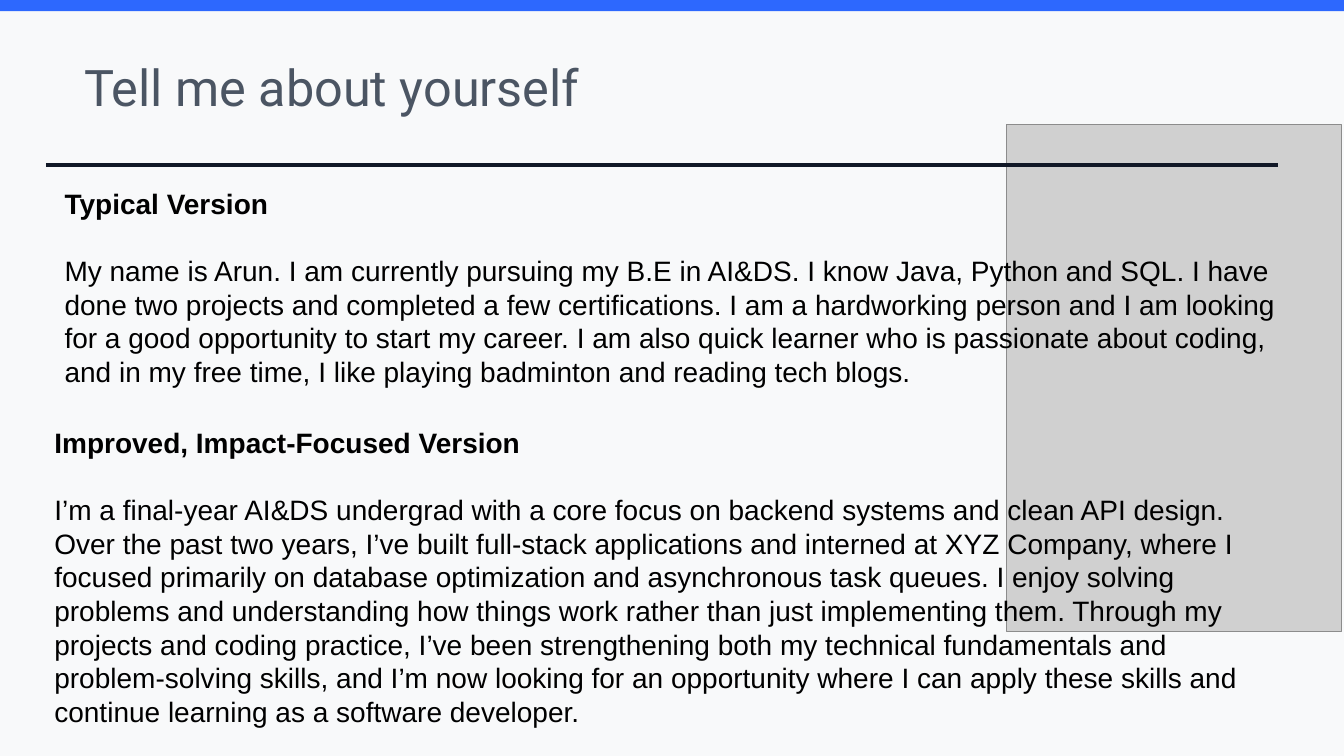
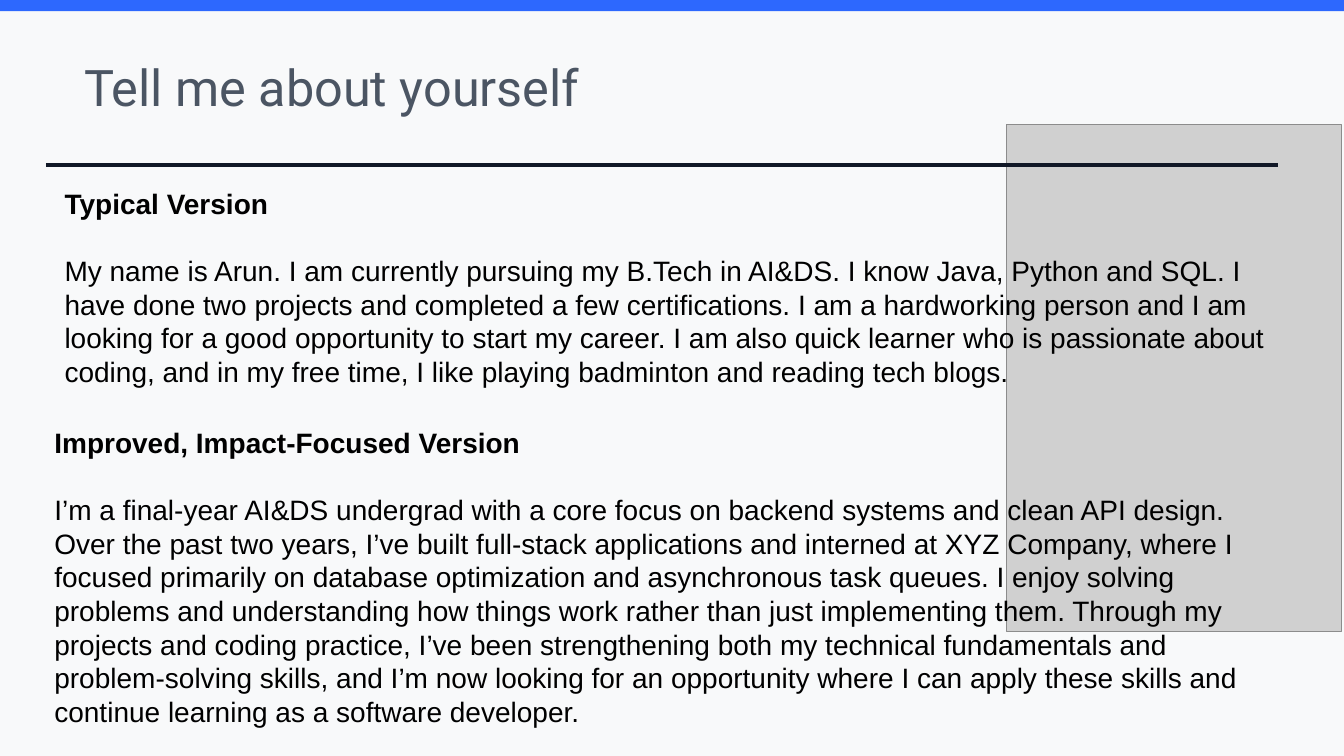
Before and after one commit to brinda-25/workshop, a slide deck: slide 3 of Day4/Mastering_Interview.pptx. Drawn at 1344x756 pixels with LibreOffice and Linux fonts; fonts in the diff are those of the drawing; grey boxes stand for pictures; background and template pictures are left out. Boxes give left, top, right and bottom in pixels: in the first picture for what was removed or moved away, otherwise in the second. Text is boxed around its words. In the diff, an @@ line names an element or a change of style, - is before the commit and + after.

```diff
--- a/Day4/Mastering_Interview.pptx
+++ b/Day4/Mastering_Interview.pptx
@@ text at (x1=65, y1=260, x2=1264, y2=387): text changed @@
-My name is Arun. I am currently pursuing my B.E in AI&DS. I know Java, Python and SQL. I have done two projects and completed a few certifications. I am a hardworking person and I am looking for a good opportunity to start my career. I am also quick learner who is passionate about coding, and in my free time, I like playing badminton and reading tech blogs.
+My name is Arun. I am currently pursuing my B.Tech in AI&DS. I know Java, Python and SQL. I have done two projects and completed a few certifications. I am a hardworking person and I am looking for a good opportunity to start my career. I am also quick learner who is passionate about coding, and in my free time, I like playing badminton and reading tech blogs.
```
Also in this commit, not shown: 4 other slides changed, 5 slides added, 7 slides removed.
